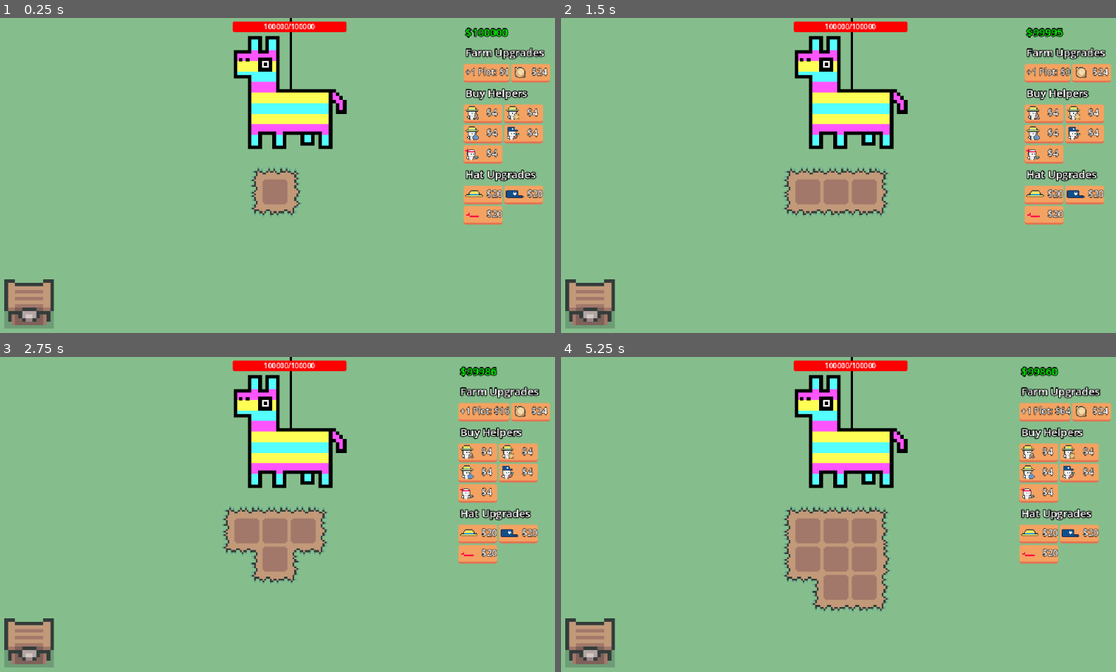
Above: before the commit, frames 1-4 (two rows, left to right).
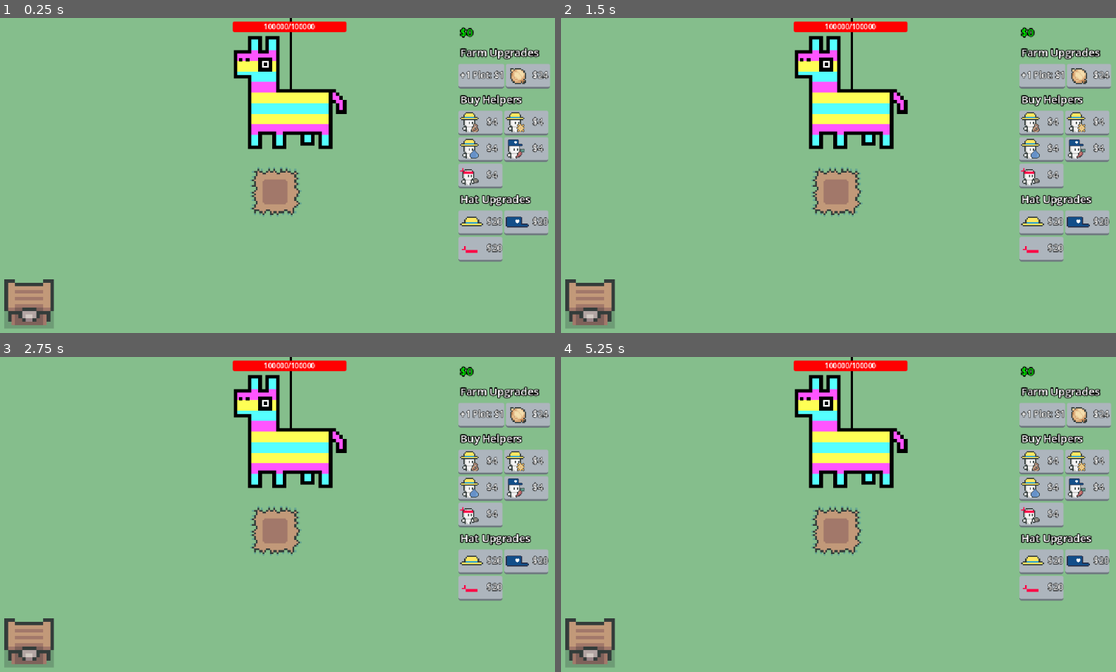
Above: after the commit, the same moments.

Repository: eric-marsh/farminata
Game: Godot game, scene res://scene/scene_switcher.tscn
The game is run twice, just before and just after one commit, with the same random seed, the same clock (stepped at 60 frames per second) and the same inputs. Sound files missing from this copy of the repository are replaced by a short silence.
Inputs (mouse positions are in pixels of both pictures, inside the frame that each line leads up to):
- Up to frame 1 (0.25 s): no input
- Up to frame 2 (1.5 s): click (1049, 74) at 0.5 s, where only the run before the commit has a clickable "+1 Plot: $1"; click (1049, 74) at 1.25 s, where only the run before the commit has a clickable "+1 Plot: $4"
- Up to frame 3 (2.75 s): click (488, 413) at 2 s, where only the run before the commit has a clickable "+1 Plot: $9"
- Up to frame 4 (5.25 s): click (1043, 413) at 2.75 s, where only the run before the commit has a clickable "+1 Plot: $16"; click (1043, 413) at 3.5 s, where only the run before the commit has a clickable "+1 Plot: $25"; click (1043, 413) at 4.25 s, where only the run before the commit has a clickable "+1 Plot: $36"; click (1043, 413) at 5 s, where only the run before the commit has a clickable "+1 Plot: $49"

The runs differ from the first frame. In frame 1, 8.7% of the frame differs, in the area x 82-100%, y 2-78%; in frame 2, 10%; in frame 3, 11%; in frame 4, 13%, in the area x 40-100%, y 3-81%.

Commit message:
disabled button style

Diff:
--- a/scene/canvas_layer.tscn
+++ b/scene/canvas_layer.tscn
@@ -47,14 +47,14 @@
 layout_mode = 2
 
 [node name="PlotButton" type="Button" parent="MarginContainer/VBoxContainer/HBoxContainer"]
-custom_minimum_size = Vector2(42, 0)
+custom_minimum_size = Vector2(48, 24)
 layout_mode = 2
 theme = ExtResource("2_hpb7r")
 text = "+1 Plot"
 expand_icon = true
 
 [node name="OnionButton" type="Button" parent="MarginContainer/VBoxContainer/HBoxContainer"]
-custom_minimum_size = Vector2(42, 0)
+custom_minimum_size = Vector2(48, 24)
 layout_mode = 2
 theme = ExtResource("2_hpb7r")
 text = "$24"
@@ -71,15 +71,16 @@
 layout_mode = 2
 
 [node name="AddSeedHelperButton" type="Button" parent="MarginContainer/VBoxContainer/HBoxContainer2"]
-custom_minimum_size = Vector2(42, 0)
+custom_minimum_size = Vector2(48, 24)
 layout_mode = 2
 theme = ExtResource("2_hpb7r")
+disabled = true
 text = "$10"
 icon = ExtResource("3_hpb7r")
 expand_icon = true
 
 [node name="AddSunHelperButton" type="Button" parent="MarginContainer/VBoxContainer/HBoxContainer2"]
-custom_minimum_size = Vector2(42, 0)
+custom_minimum_size = Vector2(48, 24)
 layout_mode = 2
 theme = ExtResource("2_hpb7r")
 text = "$10"
@@ -91,7 +92,7 @@
 theme = ExtResource("2_hpb7r")
 
 [node name="AddWaterHelperButton" type="Button" parent="MarginContainer/VBoxContainer/HBoxContainer3"]
-custom_minimum_size = Vector2(42, 0)
+custom_minimum_size = Vector2(48, 24)
 layout_mode = 2
 theme = ExtResource("2_hpb7r")
 text = "$10"
@@ -99,7 +100,7 @@
 expand_icon = true
 
 [node name="AddPluckHelperButton" type="Button" parent="MarginContainer/VBoxContainer/HBoxContainer3"]
-custom_minimum_size = Vector2(42, 0)
+custom_minimum_size = Vector2(48, 24)
 layout_mode = 2
 theme = ExtResource("2_hpb7r")
 text = "$10"
@@ -111,7 +112,7 @@
 theme = ExtResource("2_hpb7r")
 
 [node name="AddAttackHelperButton" type="Button" parent="MarginContainer/VBoxContainer/HBoxContainer4"]
-custom_minimum_size = Vector2(42, 0)
+custom_minimum_size = Vector2(48, 24)
 layout_mode = 2
 theme = ExtResource("2_hpb7r")
 text = "$10"
@@ -128,7 +129,7 @@
 layout_mode = 2
 
 [node name="AddFarmerHatButton" type="Button" parent="MarginContainer/VBoxContainer/HBoxContainer5"]
-custom_minimum_size = Vector2(42, 0)
+custom_minimum_size = Vector2(48, 24)
 layout_mode = 2
 theme = ExtResource("2_hpb7r")
 text = "$20"
@@ -136,7 +137,7 @@
 expand_icon = true
 
 [node name="AddDeliveryHatButton" type="Button" parent="MarginContainer/VBoxContainer/HBoxContainer5"]
-custom_minimum_size = Vector2(42, 0)
+custom_minimum_size = Vector2(48, 24)
 layout_mode = 2
 theme = ExtResource("2_hpb7r")
 text = "$20"
@@ -147,7 +148,7 @@
 layout_mode = 2
 
 [node name="AddAttackHatButton" type="Button" parent="MarginContainer/VBoxContainer/HBoxContainer6"]
-custom_minimum_size = Vector2(42, 0)
+custom_minimum_size = Vector2(48, 24)
 layout_mode = 2
 theme = ExtResource("2_hpb7r")
 text = "$20"
--- a/scene/upgrade_menu_theme.tres
+++ b/scene/upgrade_menu_theme.tres
@@ -1,4 +1,16 @@
-[gd_resource type="Theme" load_steps=4 format=3 uid="uid://qrqka6k5if6b"]
+[gd_resource type="Theme" load_steps=5 format=3 uid="uid://qrqka6k5if6b"]
+
+[sub_resource type="StyleBoxFlat" id="StyleBoxFlat_4djp7"]
+bg_color = Color(0.678431, 0.709804, 0.741176, 1)
+border_width_bottom = 2
+border_color = Color(0.423529, 0.458824, 0.490196, 1)
+corner_radius_top_left = 2
+corner_radius_top_right = 2
+corner_radius_bottom_right = 2
+corner_radius_bottom_left = 2
+expand_margin_left = 2.0
+expand_margin_top = 2.0
+expand_margin_bottom = 2.0
 
 [sub_resource type="StyleBoxEmpty" id="StyleBoxEmpty_11x1d"]
 
@@ -15,7 +27,7 @@
 expand_margin_bottom = 2.0
 
 [sub_resource type="StyleBoxFlat" id="StyleBoxFlat_yq5og"]
-bg_color = Color(0.956863, 0.635294, 0.380392, 1)
+bg_color = Color(0.983005, 0.761881, 0.597969, 1)
 border_width_top = 2
 border_color = Color(0.905882, 0.435294, 0.317647, 0)
 corner_radius_top_left = 2
@@ -28,10 +40,13 @@
 
 [resource]
 default_font_size = 12
-Button/colors/font_color = Color(1, 1, 1, 1)
+Button/colors/font_color = Color(0, 1, 0, 1)
+Button/colors/font_disabled_color = Color(1, 1, 1, 1)
 Button/colors/font_outline_color = Color(0, 0, 0, 1)
+Button/colors/icon_disabled_color = Color(1, 1, 1, 1)
 Button/constants/outline_size = 2
 Button/font_sizes/font_size = 10
+Button/styles/disabled = SubResource("StyleBoxFlat_4djp7")
 Button/styles/focus = SubResource("StyleBoxEmpty_11x1d")
 Button/styles/hover = SubResource("StyleBoxFlat_11x1d")
 Button/styles/hover_pressed = SubResource("StyleBoxFlat_yq5og")
--- a/script/debug.gd
+++ b/script/debug.gd
@@ -2,7 +2,7 @@
 
 var DEBUG_SHOW_HELPER_STATE: bool = true
 
-var STARTING_MONEY: int = 100000
+var STARTING_MONEY: int = 0
 
 #var Helper_Speed: float = 200.0
 var Helper_Speed: float = 0.0
